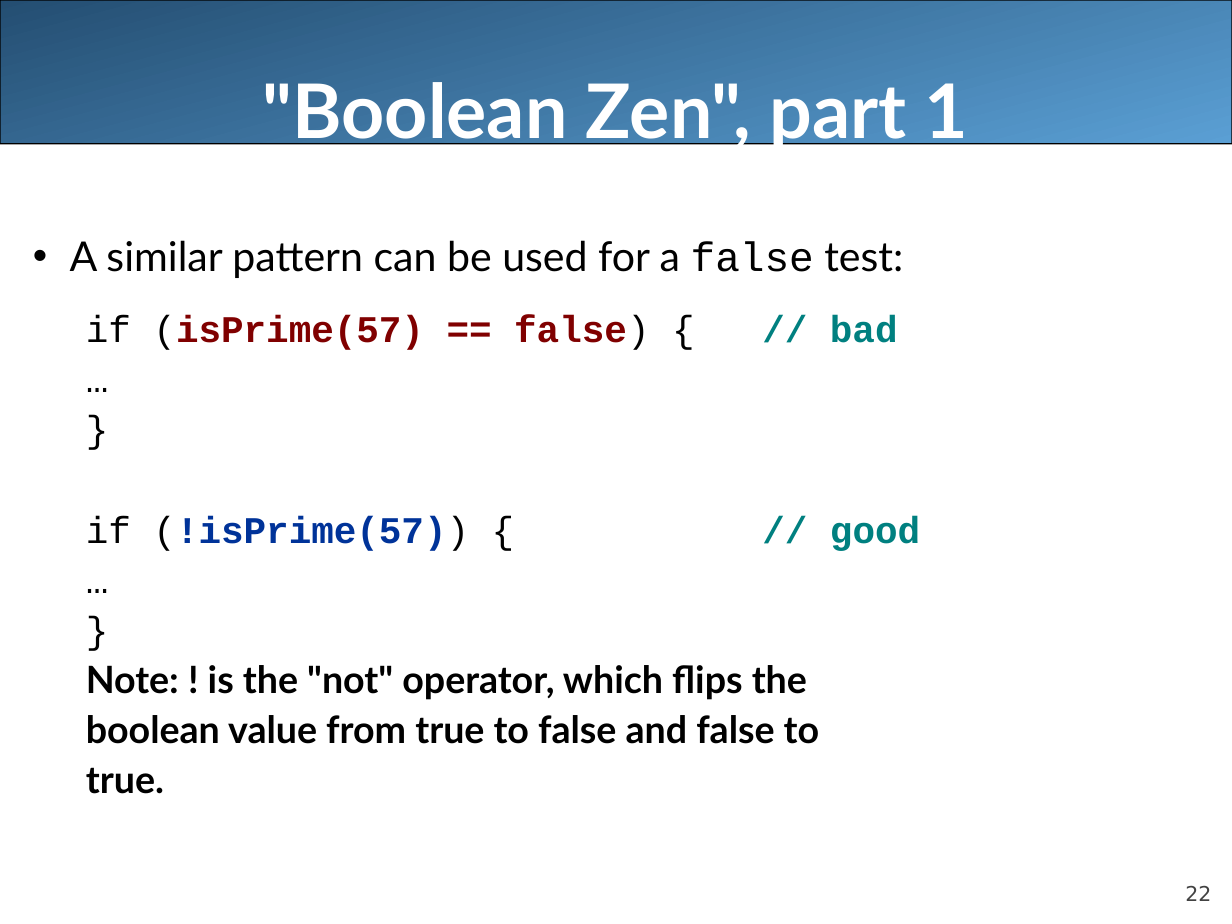
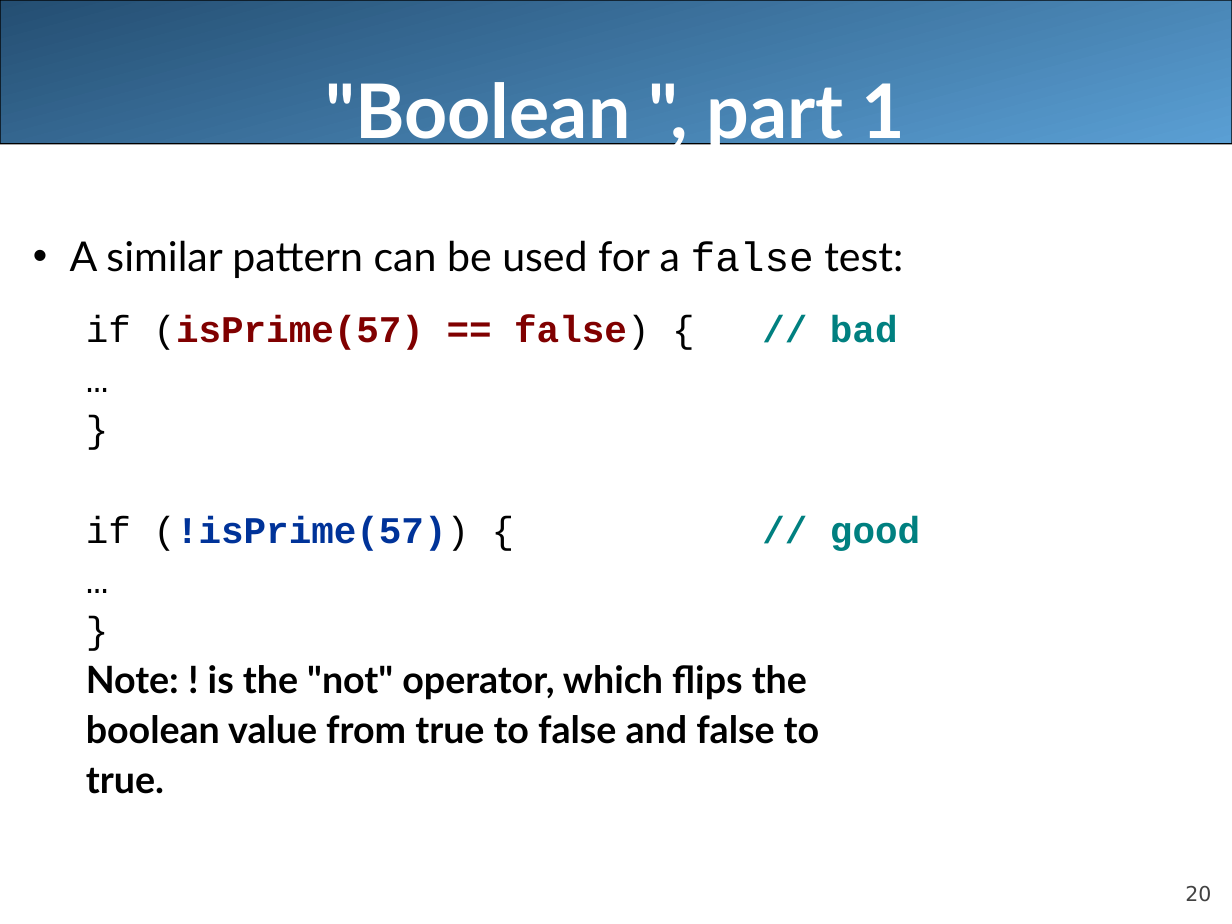
Before and after one commit to pinglee0/unit3, a slide deck: slide 20 of lecture8.ppt (slide 22 before the commit). Drawn at 1232x924 pixels with LibreOffice and Linux fonts; fonts in the diff are those of the drawing. Boxes give left, top, right and bottom in pixels: in the first picture for what was removed or moved away, otherwise in the second. Text is boxed around its words. In the diff, an @@ line names an element or a change of style, - is before the commit and + after.

```diff
--- a/lecture8.ppt
+++ b/lecture8.ppt
@@ title at (326, 82, 906, 152): text changed @@
-"Boolean Zen", part 1
+"Boolean ", part 1
@@ page number at (1185, 886, 1211, 902): text changed @@
-22
+20
```
Also in this commit, not shown: 8 other slides changed, 4 slides removed, 10 other files.
